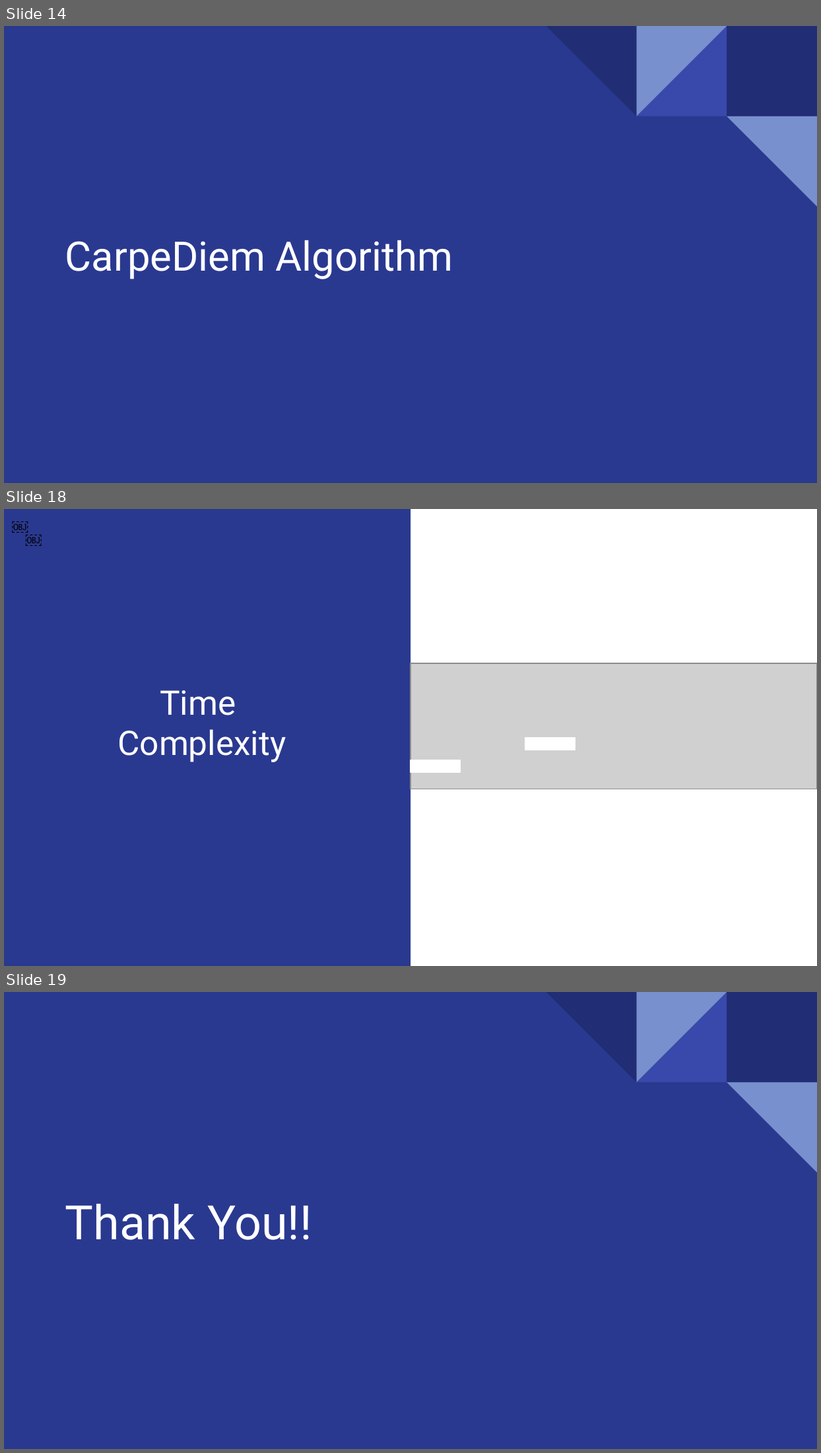
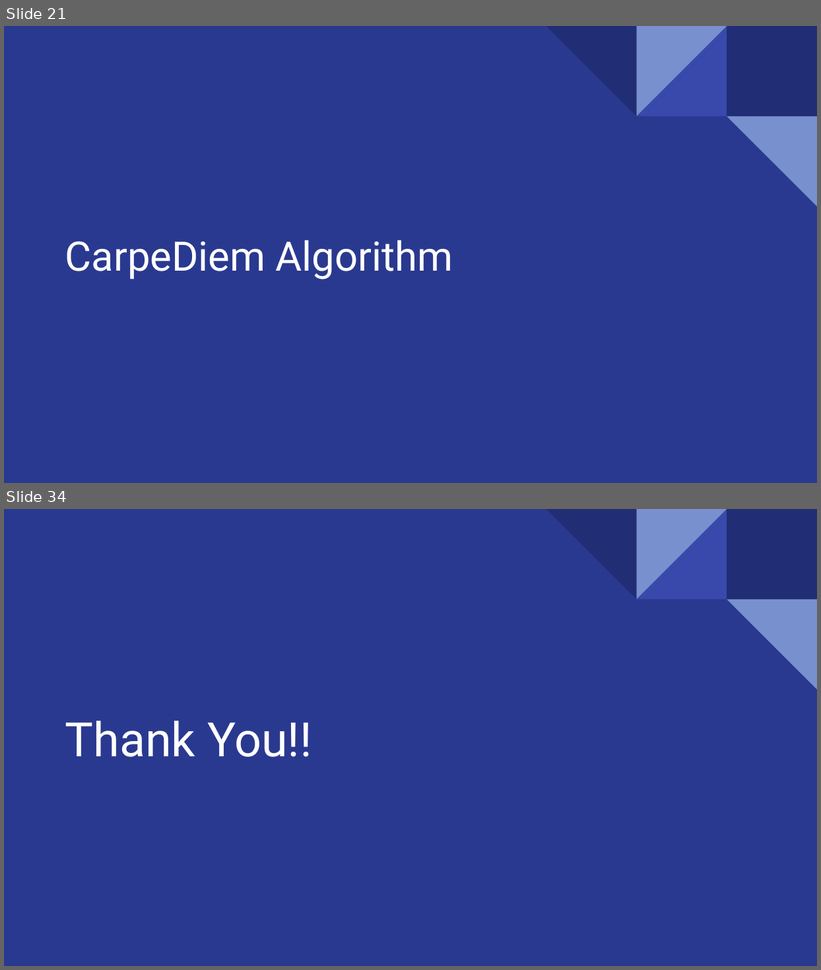
Before and after one commit to YasasviPeruvemba/DesignAndAnalysisOfAlgorithmsProject, a slide deck: CS254 Algo Project.pptx. Shown one above the other, each under a label of ours: slides 14, 18 and 19 before the commit, slides 21 and 34 after it; the slides between them are not shown. The pictures are 821x1453 and 821x970 pixels, drawn with LibreOffice and Linux fonts; fonts in the diff are those of the drawing; grey boxes stand for pictures. Boxes give left, top, right and bottom in pixels: in the first picture for what was removed or moved away, otherwise in the second. Text is boxed around its words. In the diff, an @@ line names an element or a change of style, - is before the commit and + after.

```diff
--- a/CS254 Algo Project.pptx
+++ b/CS254 Algo Project.pptx
@@ slide 18 removed at bbox=[4, 509, 817, 966], background #FFFFFF @@
@@ rectangle removed at bbox=[4, 509, 411, 966] @@
@@ text removed at bbox=[4, 509, 271, 776] @@
-￼
@@ text removed at bbox=[18, 523, 284, 789] @@
-￼
@@ picture removed at bbox=[411, 663, 817, 789] @@
@@ text removed at bbox=[118, 691, 286, 762] @@
-Time
-Complexity
@@ rectangle removed at bbox=[525, 737, 575, 750] @@
@@ rectangle removed at bbox=[411, 760, 460, 772] @@
@@ line removed from (451, 909) to (492, 909) @@
@@ what was slide 14 is now slide 21 @@
@@ what was slide 19 is now slide 34 @@
```
Also in this commit, not shown: 8 slides changed, 17 slides added, 1 other slide removed.
